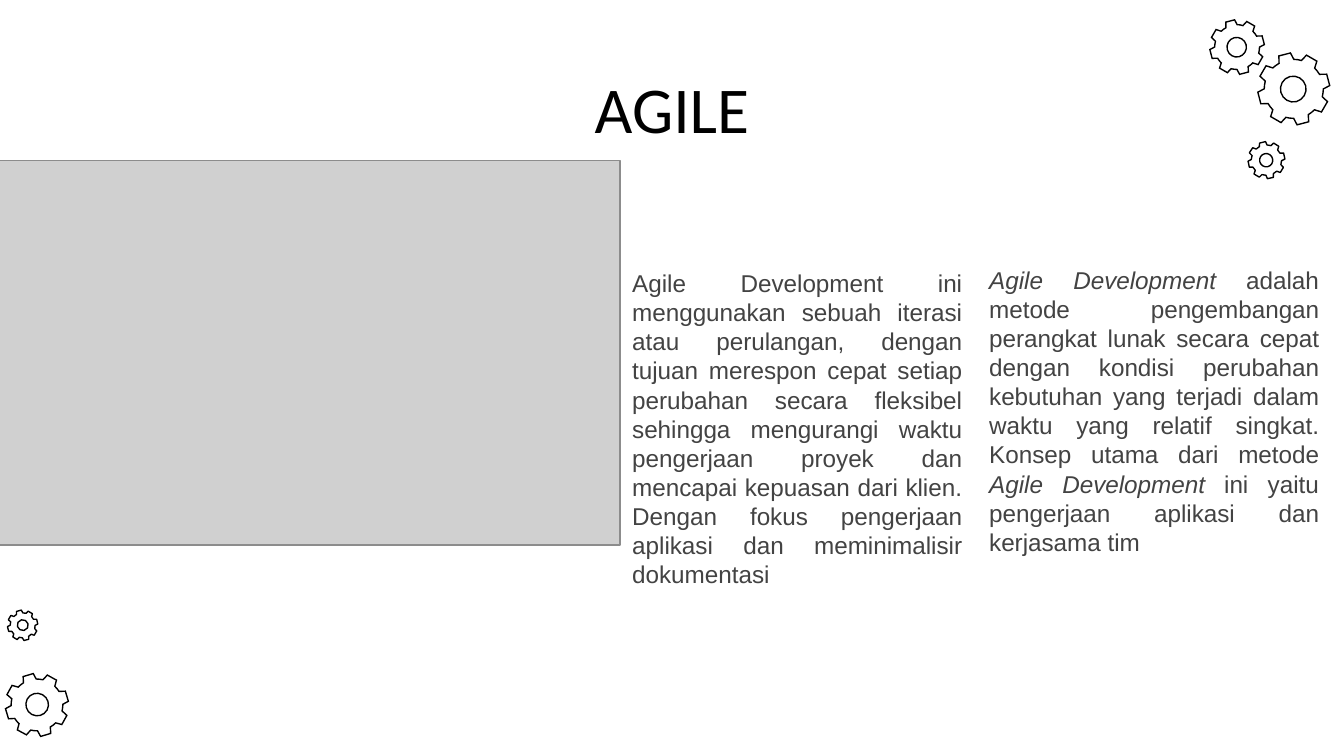
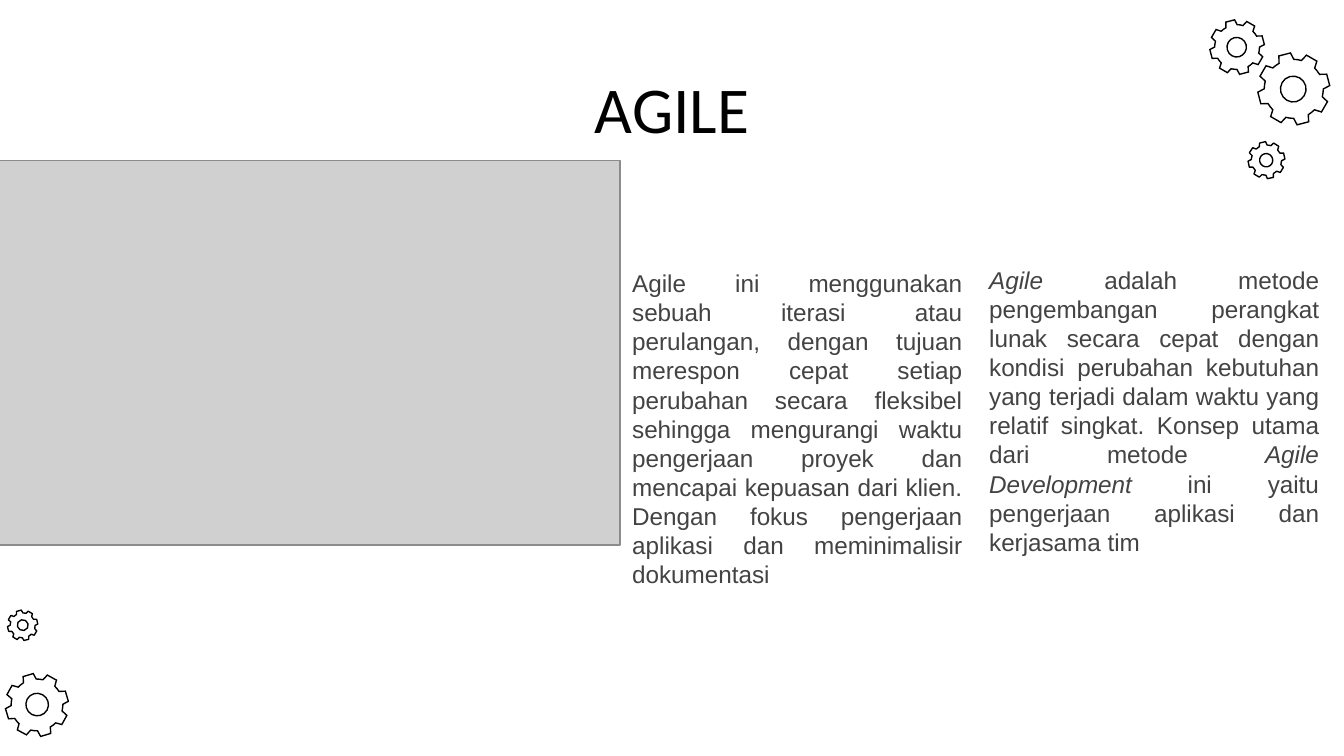
Before and after one commit to kokurate/Proposal, a slide deck: slide 8 of [] patch/proposal.pptx. Drawn at 1344x756 pixels with LibreOffice and Linux fonts; fonts in the diff are those of the drawing; grey boxes stand for pictures. Boxes give left, top, right and bottom in pixels: in the first picture for what was removed or moved away, otherwise in the second. Text is boxed around its words. In the diff, an @@ line names an element or a change of style, - is before the commit and + after.

```diff
--- a/[] patch/proposal.pptx
+++ b/[] patch/proposal.pptx
@@ text at <box>632,274,962,584</box>: text changed @@
-Agile Development ini menggunakan sebuah iterasi atau perulangan, dengan tujuan merespon cepat setiap perubahan secara fleksibel sehingga mengurangi waktu pengerjaan proyek dan mencapai kepuasan dari klien. Dengan fokus pengerjaan aplikasi dan meminimalisir dokumentasi
+Agile ini menggunakan sebuah iterasi atau perulangan, dengan tujuan merespon cepat setiap perubahan secara fleksibel sehingga mengurangi waktu pengerjaan proyek dan mencapai kepuasan dari klien. Dengan fokus pengerjaan aplikasi dan meminimalisir dokumentasi
@@ text at <box>989,271,1319,556</box>: text changed @@
-Agile Development adalah metode pengembangan perangkat lunak secara cepat dengan kondisi perubahan kebutuhan yang terjadi dalam waktu yang relatif singkat. Konsep utama dari metode Agile Development ini yaitu pengerjaan aplikasi dan kerjasama tim
+Agile adalah metode pengembangan perangkat lunak secara cepat dengan kondisi perubahan kebutuhan yang terjadi dalam waktu yang relatif singkat. Konsep utama dari metode Agile Development ini yaitu pengerjaan aplikasi dan kerjasama tim
```
Also in this commit, not shown: 5 other slides changed, 6 other files.
